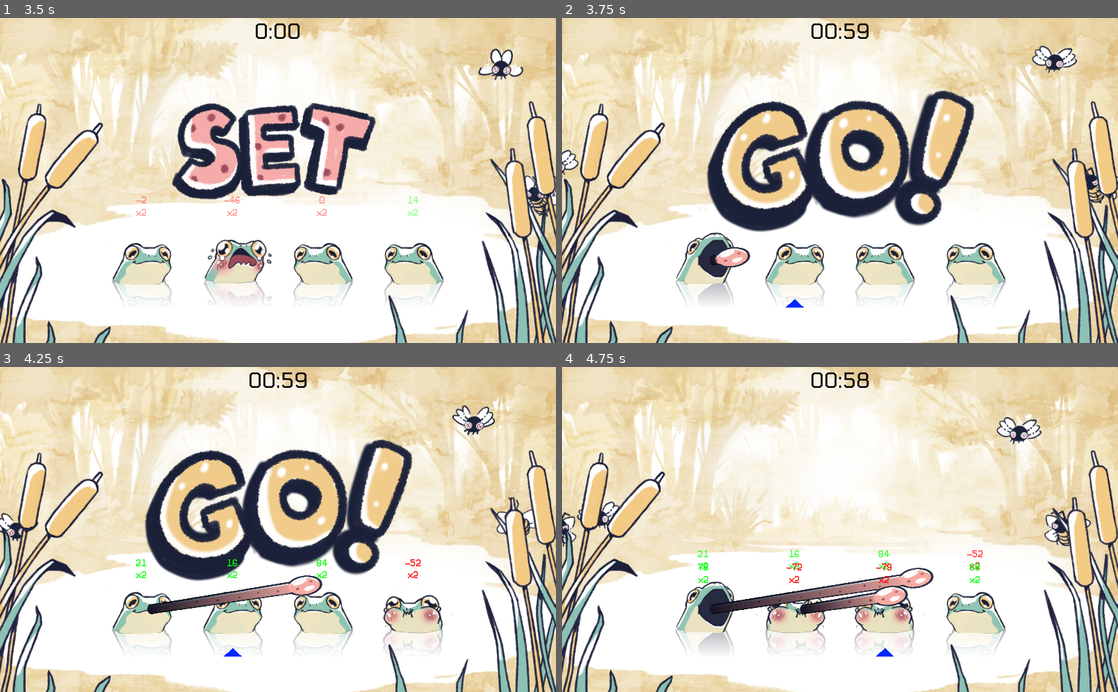
Above: before the commit, frames 1-4 (two rows, left to right).
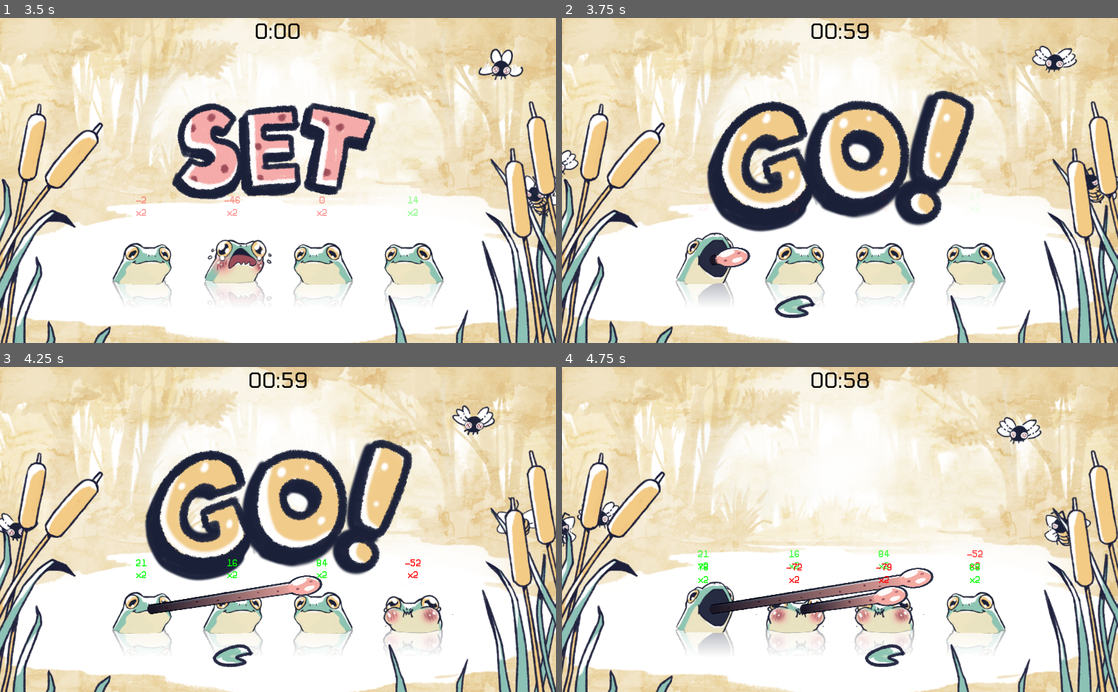
Above: after the commit, the same moments.

Repository: RichoM/time-flies
Game: Godot game, scene res://Menu.tscn
Two runs of this game, one before a commit and one after it. Both use one fixed random seed, a clock stepped at 60 frames per second and the inputs below.
Inputs (mouse positions are in pixels of both pictures, inside the frame that each line leads up to):
- Up to frame 1 (3.5 s): click (283, 265) at 0.5 s; tap Enter (ui_accept) at 1.25, 1.52, 2.27 s; move the mouse to (400, 164) at 1.27 s; click (400, 164) at 1.42 s; move the mouse to (166, 196) at 2.02 s; click (166, 196) at 2.17 s; move the mouse to (333, 109) at 2.77 s; click (333, 109) at 2.92 s
- Up to frame 2 (3.75 s): move the mouse to (812, 245) at 3.52 s; click (812, 245) at 3.67 s
- Up to frame 3 (4.25 s): tap Enter (ui_accept) at 3.77 s
- Up to frame 4 (4.75 s): move the mouse to (1006, 578) at 4.27 s; click (1006, 578) at 4.42 s; tap Enter (ui_accept) at 4.52 s

Frame 1 is identical in both runs. In frame 2, 0.3% of the frame differs, in the area x 38-46%, y 85-93%; in frame 3, 0.3%; in frame 4, 0.3%.

Commit message:
Added a better marker for the current frog

Diff:
--- a/Frog.tscn
+++ b/Frog.tscn
@@ -10,6 +10,7 @@
 [ext_resource path="res://sfx/chomp.mp3" type="AudioStream" id=8]
 [ext_resource path="res://sfx/croak.mp3" type="AudioStream" id=9]
 [ext_resource path="res://assets/black.png" type="Texture" id=10]
+[ext_resource path="res://assets/remplazoflechita.png" type="Texture" id=11]
 
 [sub_resource type="Shader" id=5]
 code = "shader_type canvas_item;
@@ -230,10 +231,11 @@
 [node name="player" type="AnimationPlayer" parent="."]
 anims/appear = SubResource( 7 )
 
-[node name="marker" type="Polygon2D" parent="."]
+[node name="marker" type="Sprite" parent="."]
 visible = false
-color = Color( 0, 0.156863, 1, 1 )
-polygon = PoolVector2Array( 0, 33, -17, 48, 16, 48 )
+position = Vector2( 0, 47 )
+scale = Vector2( 0.5, 0.5 )
+texture = ExtResource( 11 )
 
 [connection signal="state_changed" from="tongue" to="." method="_on_tongue_state_changed"]
 [connection signal="area_entered" from="tongue/tip" to="tongue" method="_on_tip_area_entered"]
Not shown: 1 places in Frog.tscn that only renumber resources
Binary file added: assets/remplazoflechita.png
Not shown, added: assets/remplazoflechita.png.import
